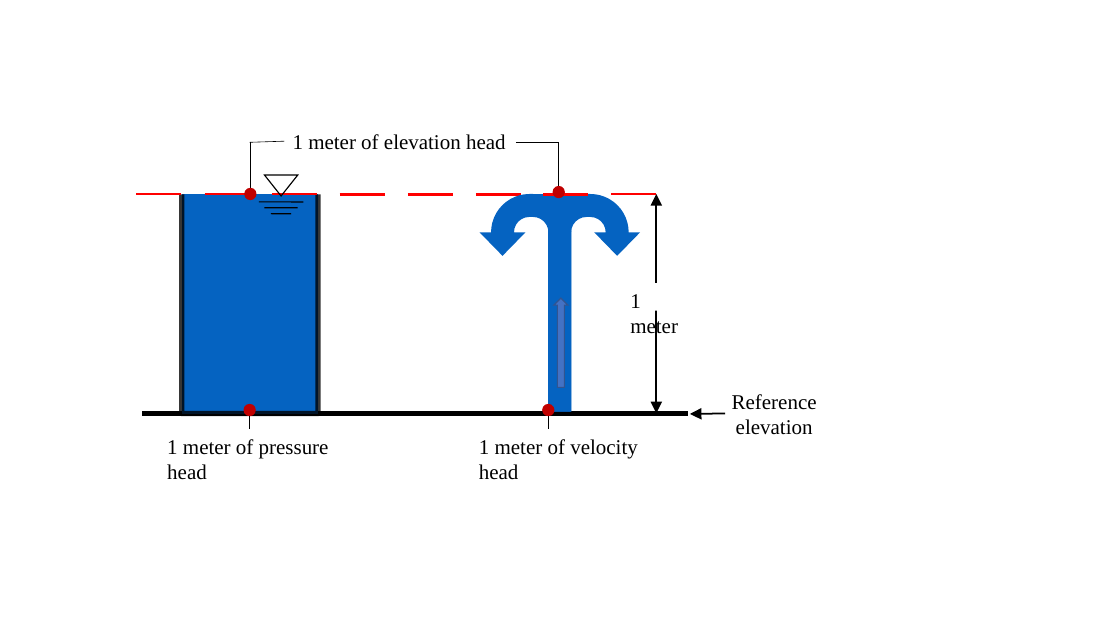
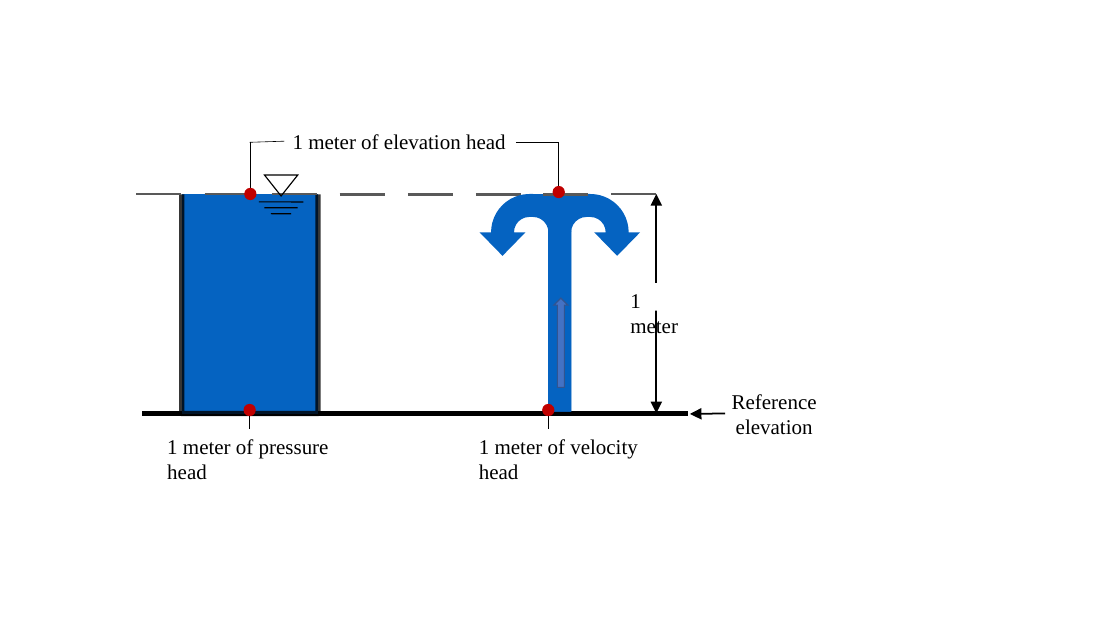
Before and after one commit to CEE-4540/python-tutorial-juandirection, a slide deck: slide 1 of AguaClara Water Treatment Plant Design/Summary Sheets/Diagrams.pptx. Drawn at 1120x630 pixels with LibreOffice and Linux fonts; fonts in the diff are those of the drawing. Boxes give left, top, right and bottom in pixels: in the first picture for what was removed or moved away, otherwise in the second. Text is boxed around its words. In the diff, an @@ line names an element or a change of style, - is before the commit and + after.

```diff
--- a/AguaClara Water Treatment Plant Design/Summary Sheets/Diagrams.pptx
+++ b/AguaClara Water Treatment Plant Design/Summary Sheets/Diagrams.pptx
@@ line (136, 194) - (181, 194): stroke #FF0000 2.25 pt to #595959 2.25 pt @@
@@ line (205, 194) - (250, 194): stroke #FF0000 2.25 pt to #595959 2.25 pt @@
@@ line (272, 194) - (317, 194): stroke #FF0000 2.25 pt to #595959 2.25 pt @@
@@ line (339, 194) - (385, 194): stroke #FF0000 2.25 pt to #595959 2.25 pt @@
@@ line (408, 194) - (453, 194): stroke #FF0000 2.25 pt to #595959 2.25 pt @@
@@ line (476, 194) - (521, 194): stroke #FF0000 2.25 pt to #595959 2.25 pt @@
@@ line (544, 194) - (588, 194): stroke #FF0000 2.25 pt to #595959 2.25 pt @@
@@ line (612, 194) - (656, 194): stroke #FF0000 2.25 pt to #595959 2.25 pt @@
```
Also in this commit, not shown: 1 other slide changed, 1 slide added, 2 other files.
